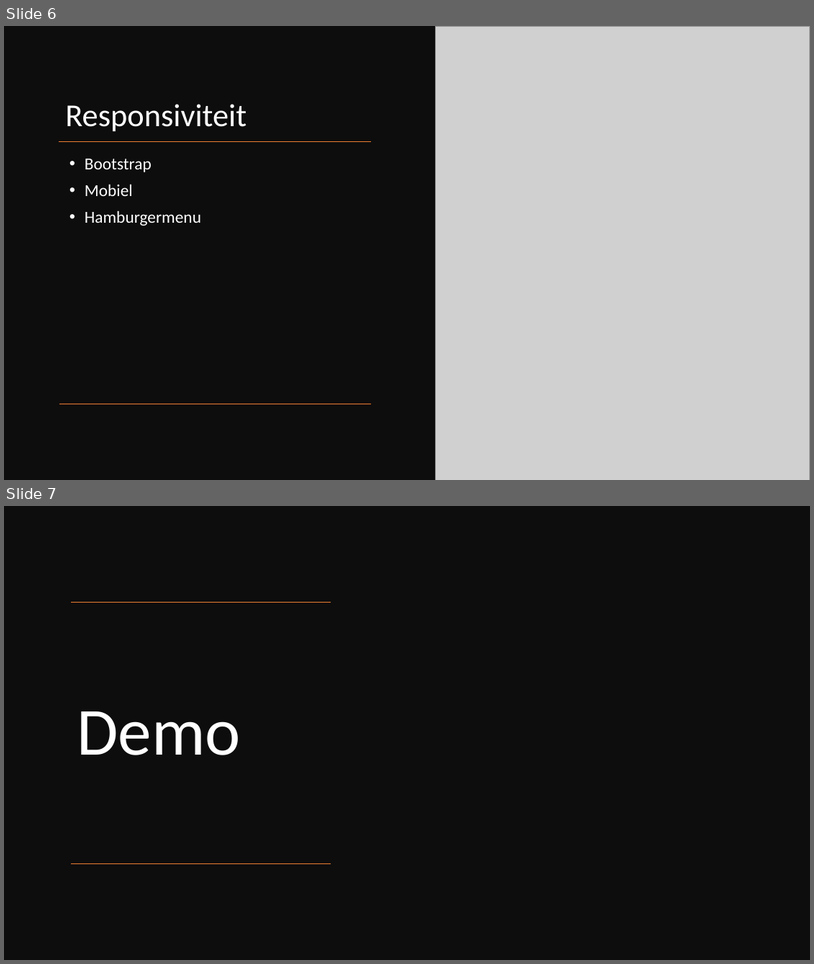
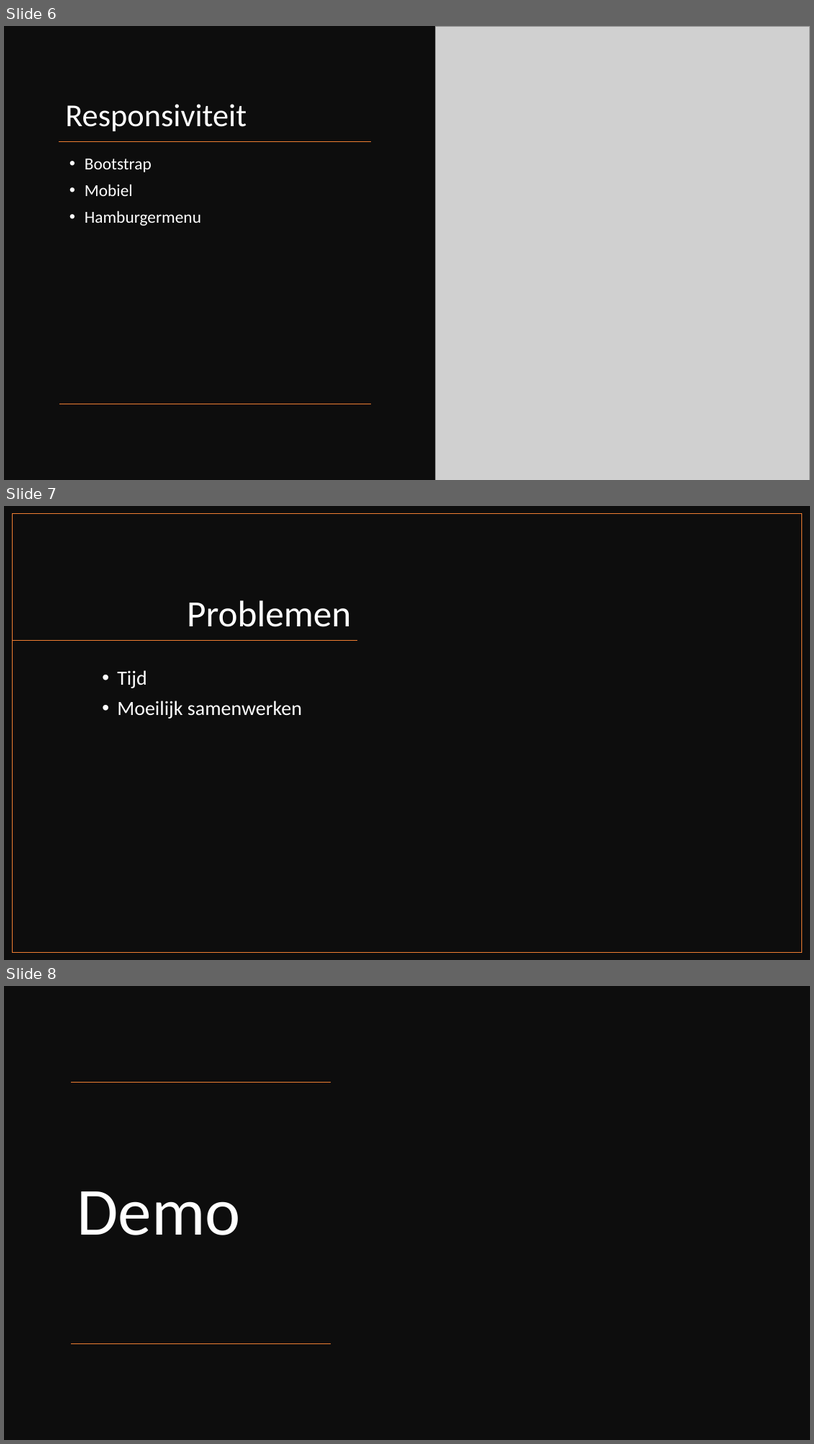
Before and after one commit to axeldegier/horse-reality, a slide deck: documentatie/Horse Reality.pptx. Shown one above the other, each under a label of ours: slides 6 and 7 before the commit, slides 6, 7 and 8 after it. The pictures are 814x964 and 814x1444 pixels, drawn with LibreOffice and Linux fonts; fonts in the diff are those of the drawing; grey boxes stand for pictures. Boxes give left, top, right and bottom in pixels: in the first picture for what was removed or moved away, otherwise in the second. Text is boxed around its words. In the diff, an @@ line names an element or a change of style, - is before the commit and + after.

```diff
--- a/documentatie/Horse Reality.pptx
+++ b/documentatie/Horse Reality.pptx
@@ slide 7 added at <box>4,506,810,960</box>, background #FFFFFF @@
@@ rectangle added at <box>4,506,810,960</box>, fill #0D0D0D @@
@@ rectangle added at <box>13,514,802,952</box>, outline #ED7D31 1 pt @@
@@ title added at <box>187,600,351,627</box>, 44 pt, text #FFFFFF @@
+Problemen
@@ line added from (358, 641) to (13, 641), #ED7D31 1 pt @@
@@ text added at <box>117,670,302,718</box>, 24 pt, text #FFFFFF @@
+• Tijd
+• Moeilijk samenwerken
@@ what was slide 7 is now slide 8 @@
```
Also in this commit, not shown: 1 slide changed, 1 other file.
